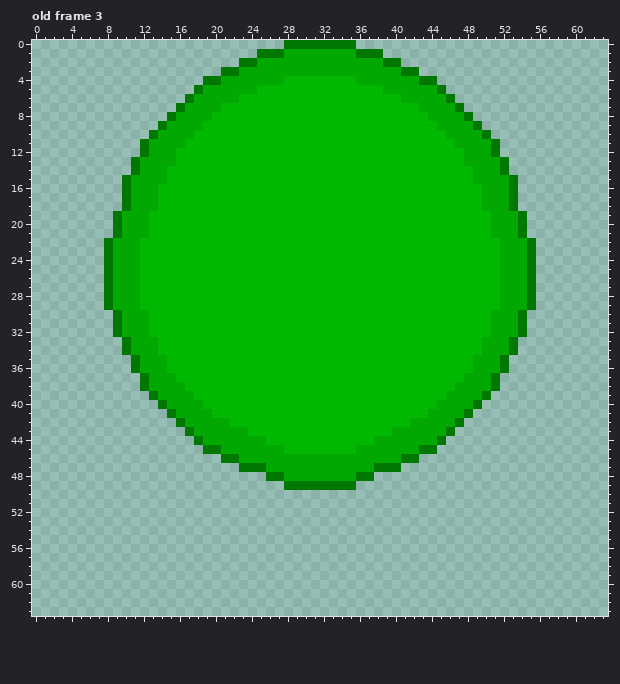
File history of a pixel-art file, textureCreationFiles/aseprite/slime_big.aseprite. This is how it looked before the edit.
64x64 pixels, 3 frames. Shown: old frame 3. The commit also changed other frames, which this record leaves out.
After the commit:
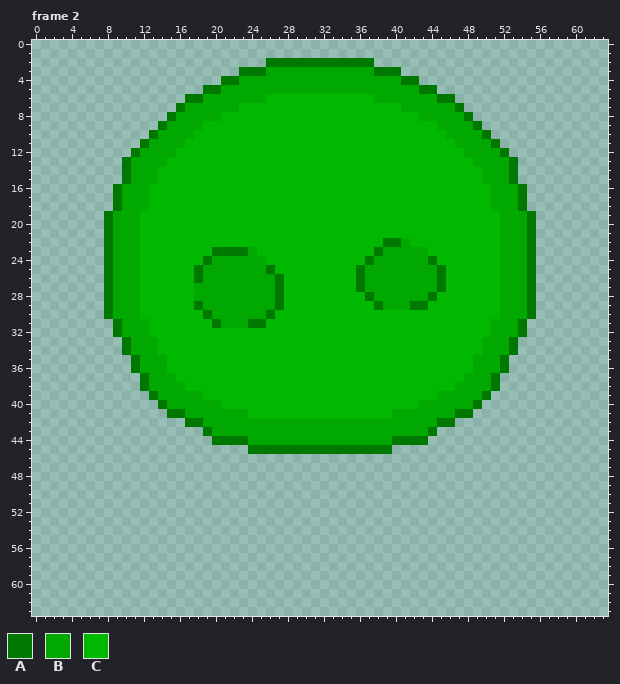
Palette (. is transparent): A #007800  B #00a800  C #00b800
A new or re-ordered frame is compared with the old frame closest to it.
From the commit log: #14 added more accurate collision polys for each slime direction;
Edits made:
layer "front/front" now shown
layer "back" now hidden
frames re-ordered
--- frame 2 against old frame 3
@@ x 16..47 @@
- 0 ............AAAAAAAA............
- 1 .........AAABBBBBBBBAAA.........
- 2 .......AABBBBBBBBBBBBBBAA.......
- 3 .....AABBBBBBBBBBBBBBBBBBAA.....
- 4 ...AABBBBBBBCCCCCCCCBBBBBBBAA...
- 5 ..ABBBBBBCCCCCCCCCCCCCCBBBBBBA..
- 6 .ABBBBBCCCCCCCCCCCCCCCCCCBBBBBA.
- 7 ABBBBCCCCCCCCCCCCCCCCCCCCCCBBBBA
- 8 BBBBCCCCCCCCCCCCCCCCCCCCCCCCBBBB
+ 0 ................................
+ 1 ................................
+ 2 ..........AAAAAAAAAAAA..........
+ 3 .......AAABBBBBBBBBBBBAAA.......
+ 4 .....AABBBBBBBBBBBBBBBBBBAA.....
+ 5 ...AABBBBBBBBBBBBBBBBBBBBBBAA...
+ 6 .AABBBBBBBCCCCCCCCCCCCBBBBBBBAA.
+ 7 ABBBBBBCCCCCCCCCCCCCCCCCCBBBBBBA
+ 8 BBBBBCCCCCCCCCCCCCCCCCCCCCCBBBBB
  9 BBBCCCCCCCCCCCCCCCCCCCCCCCCCCBBB
@@ x 0..63 @@
 11 ............ABBBBCCCCCCCCCCCCCCCCCCCCCCCCCCCCCCBBBBA............
-12 ............ABBBCCCCCCCCCCCCCCCCCCCCCCCCCCCCCCCCBBBA............
-13 ...........ABBBBCCCCCCCCCCCCCCCCCCCCCCCCCCCCCCCCBBBBA...........
-14 ...........ABBBCCCCCCCCCCCCCCCCCCCCCCCCCCCCCCCCCCBBBA...........
-15 ..........ABBBBCCCCCCCCCCCCCCCCCCCCCCCCCCCCCCCCCCBBBBA..........
-16 ..........ABBBCCCCCCCCCCCCCCCCCCCCCCCCCCCCCCCCCCCCBBBA..........
-17 ..........ABBBCCCCCCCCCCCCCCCCCCCCCCCCCCCCCCCCCCCCBBBA..........
-18 ..........ABBBCCCCCCCCCCCCCCCCCCCCCCCCCCCCCCCCCCCCBBBA..........
-19 .........ABBBCCCCCCCCCCCCCCCCCCCCCCCCCCCCCCCCCCCCCCBBBA.........
-20 .........ABBBCCCCCCCCCCCCCCCCCCCCCCCCCCCCCCCCCCCCCCBBBA.........
-21 .........ABBBCCCCCCCCCCCCCCCCCCCCCCCCCCCCCCCCCCCCCCBBBA.........
-22 ........ABBBCCCCCCCCCCCCCCCCCCCCCCCCCCCCCCCCCCCCCCCCBBBA........
-23 ........ABBBCCCCCCCCCCCCCCCCCCCCCCCCCCCCCCCCCCCCCCCCBBBA........
-24 ........ABBBCCCCCCCCCCCCCCCCCCCCCCCCCCCCCCCCCCCCCCCCBBBA........
-25 ........ABBBCCCCCCCCCCCCCCCCCCCCCCCCCCCCCCCCCCCCCCCCBBBA........
-26 ........ABBBCCCCCCCCCCCCCCCCCCCCCCCCCCCCCCCCCCCCCCCCBBBA........
-27 ........ABBBCCCCCCCCCCCCCCCCCCCCCCCCCCCCCCCCCCCCCCCCBBBA........
-28 ........ABBBCCCCCCCCCCCCCCCCCCCCCCCCCCCCCCCCCCCCCCCCBBBA........
-29 ........ABBBCCCCCCCCCCCCCCCCCCCCCCCCCCCCCCCCCCCCCCCCBBBA........
-30 .........ABBBCCCCCCCCCCCCCCCCCCCCCCCCCCCCCCCCCCCCCCBBBA.........
-31 .........ABBBCCCCCCCCCCCCCCCCCCCCCCCCCCCCCCCCCCCCCCBBBA.........
+12 ...........ABBBBCCCCCCCCCCCCCCCCCCCCCCCCCCCCCCCCBBBBA...........
+13 ..........ABBBBCCCCCCCCCCCCCCCCCCCCCCCCCCCCCCCCCCBBBBA..........
+14 ..........ABBBCCCCCCCCCCCCCCCCCCCCCCCCCCCCCCCCCCCCBBBA..........
+15 ..........ABBBCCCCCCCCCCCCCCCCCCCCCCCCCCCCCCCCCCCCBBBA..........
+16 .........ABBBCCCCCCCCCCCCCCCCCCCCCCCCCCCCCCCCCCCCCCBBBA.........
+17 .........ABBBCCCCCCCCCCCCCCCCCCCCCCCCCCCCCCCCCCCCCCBBBA.........
+18 .........ABBBCCCCCCCCCCCCCCCCCCCCCCCCCCCCCCCCCCCCCCBBBA.........
+19 ........ABBBCCCCCCCCCCCCCCCCCCCCCCCCCCCCCCCCCCCCCCCCBBBA........
+20 ........ABBBCCCCCCCCCCCCCCCCCCCCCCCCCCCCCCCCCCCCCCCCBBBA........
+21 ........ABBBCCCCCCCCCCCCCCCCCCCCCCCCCCCCCCCCCCCCCCCCBBBA........
+22 ........ABBBCCCCCCCCCCCCCCCCCCCCCCCCCCCAABCCCCCCCCCCBBBA........
+23 ........ABBBCCCCCCCCAAAABCCCCCCCCCCCCCABBBBBCCCCCCCCBBBA........
+24 ........ABBBCCCCCCCABBBBBBCCCCCCCCCCCABBBBBBACCCCCCCBBBA........
+25 ........ABBBCCCCCCABBBBBBBACCCCCCCCCABBBBBBBBACCCCCCBBBA........
+26 ........ABBBCCCCCCABBBBBBBBACCCCCCCCABBBBBBBBACCCCCCBBBA........
+27 ........ABBBCCCCCCBBBBBBBBBACCCCCCCCABBBBBBBBACCCCCCBBBA........
+28 ........ABBBCCCCCCBBBBBBBBBACCCCCCCCCABBBBBBACCCCCCCBBBA........
+29 ........ABBBCCCCCCABBBBBBBBACCCCCCCCCCABBBAACCCCCCCCBBBA........
+30 ........ABBBCCCCCCCABBBBBBACCCCCCCCCCCCCCCCCCCCCCCCCBBBA........
+31 .........ABBBCCCCCCCABBBAACCCCCCCCCCCCCCCCCCCCCCCCCBBBA.........
 32 .........ABBBCCCCCCCCCCCCCCCCCCCCCCCCCCCCCCCCCCCCCCBBBA.........
@@ x 14..49 @@
 38 BBBCCCCCCCCCCCCCCCCCCCCCCCCCCCCCCBBB
-39 BBBBCCCCCCCCCCCCCCCCCCCCCCCCCCCCBBBB
-40 ABBBBCCCCCCCCCCCCCCCCCCCCCCCCCCBBBBA
-41 .ABBBBCCCCCCCCCCCCCCCCCCCCCCCCBBBBA.
-42 ..ABBBBBCCCCCCCCCCCCCCCCCCCCBBBBBA..
-43 ...ABBBBBBCCCCCCCCCCCCCCCCBBBBBBA...
-44 ....ABBBBBBBCCCCCCCCCCCCBBBBBBBA....
-45 .....AABBBBBBBCCCCCCCCBBBBBBBAA.....
-46 .......AABBBBBBBBBBBBBBBBBBAA.......
-47 .........AAABBBBBBBBBBBBAAA.........
-48 ............AABBBBBBBBAA............
-49 ..............AAAAAAAA..............
+39 BBBBBCCCCCCCCCCCCCCCCCCCCCCCCCCBBBBB
+40 ABBBBBBCCCCCCCCCCCCCCCCCCCCCCBBBBBBA
+41 .AABBBBBBBCCCCCCCCCCCCCCCCBBBBBBBAA.
+42 ...AABBBBBBBBBBBBBBBBBBBBBBBBBBAA...
+43 .....ABBBBBBBBBBBBBBBBBBBBBBBBA.....
+44 ......AAAABBBBBBBBBBBBBBBBAAAA......
+45 ..........AAAAAAAAAAAAAAAA..........
+46 ....................................
+47 ....................................
+48 ....................................
+49 ....................................
 50 ....................................
